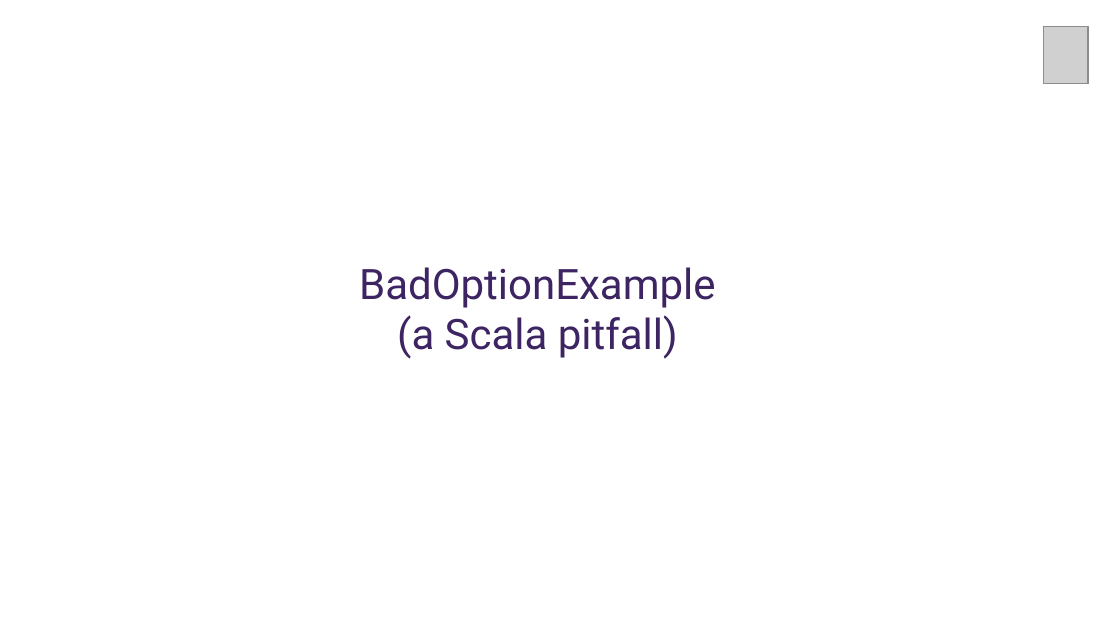
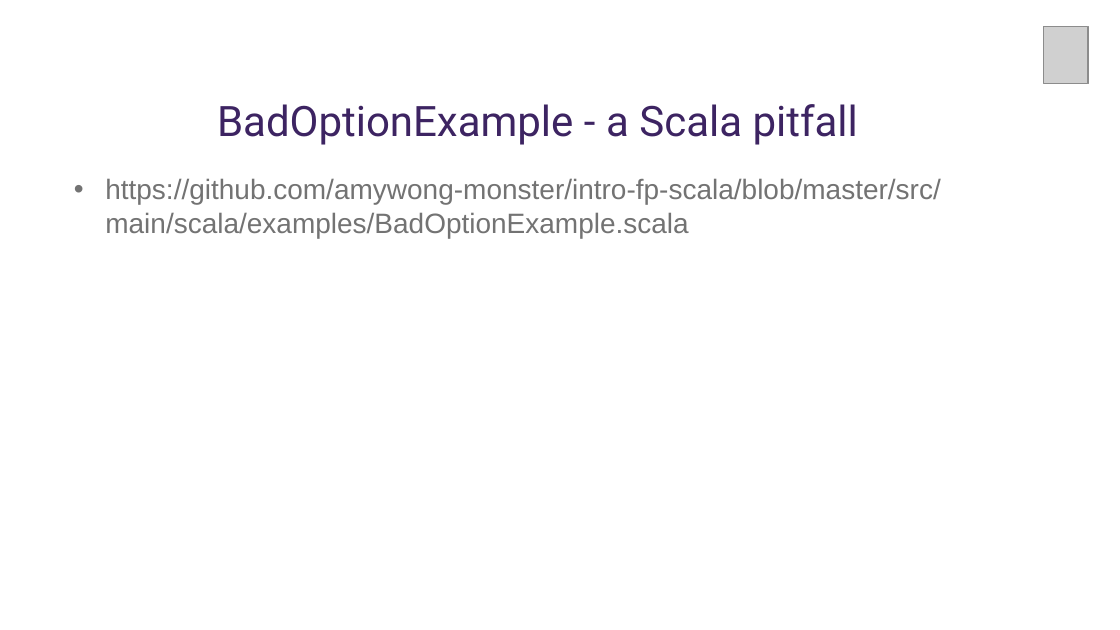
Before and after one commit to amywong-monster/Presentations, a slide deck: slide 16 of 2020-08-06-FP-In-Scala.pptx. Drawn at 1120x630 pixels with LibreOffice and Linux fonts; fonts in the diff are those of the drawing; grey boxes stand for pictures; background and template pictures are left out. Boxes give left, top, right and bottom in pixels: in the first picture for what was removed or moved away, otherwise in the second. Text is boxed around its words. In the diff, an @@ line names an element or a change of style, - is before the commit and + after.

Commit message:
Update FP-In-Scala

```diff
--- a/2020-08-06-FP-In-Scala.pptx
+++ b/2020-08-06-FP-In-Scala.pptx
@@ title at bbox=[217, 104, 858, 145]: text changed @@
-BadOptionExample
-(a Scala pitfall)
+BadOptionExample - a Scala pitfall
@@ text added at bbox=[105, 178, 940, 238], 24 pt, text #737373 @@
+• https://github.com/amywong-monster/intro-fp-scala/blob/master/src/main/scala/examples/BadOptionExample.scala
```
Also in this commit, not shown: 2 other slides changed, 2 slides added, 1 slide removed.
